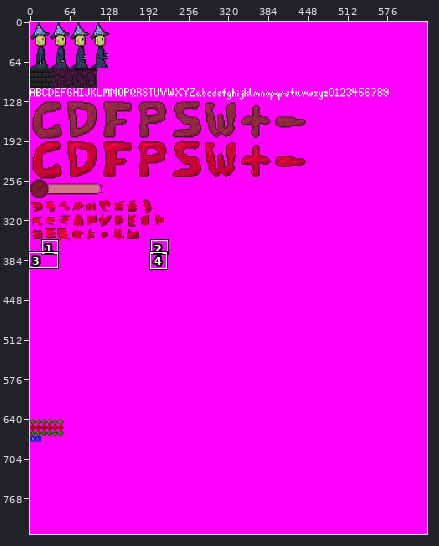
Two states of a sprite sheet, assets/img/spritesheet.png. The first picture is a wide view before the edit; the outline marks the close-up.
Close-up. As it was:
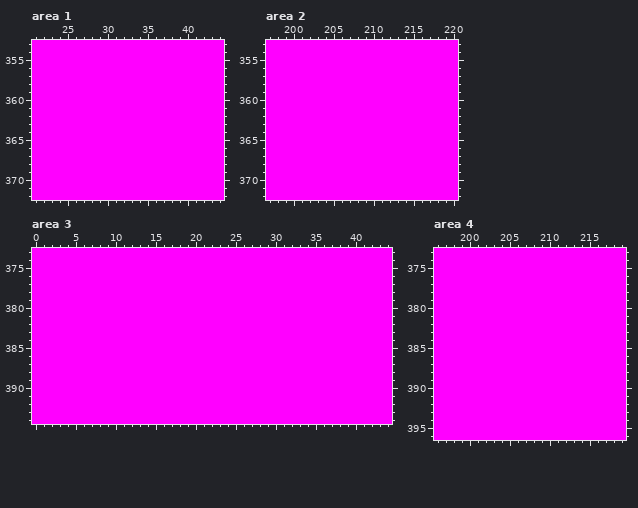
The file is 1280x1650 pixels, drawn in blocks of 2x2; one block is one cell here. Colours within 5 levels of each other are drawn and written as one. Shown: area 1: x 21..44, y 353..372; area 2: x 197..220, y 353..372; area 3: x 0..44, y 373..394; area 4: x 196..219, y 373..396. The commit also changed other parts of the picture, which this record leaves out.
The result:
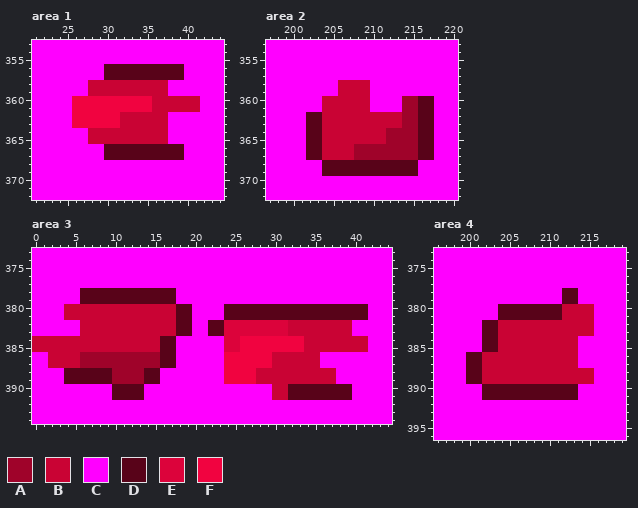
Palette (. is transparent): A #9f032a  B #c90334  C #ff00ff  D #580319  E #dc033b  F #f10340
Change:
Changed rows in their new state; - is an unchanged pixel.
Area 1:
first column x 26:
356 ----DDDDDDDDDD--
357 ----DDDDDDDDDD--
358 --BBBBBBBBBB----
359 --BBBBBBBBBB----
360 FFFFFFFFFFBBBBBB
361 FFFFFFFFFFBBBBBB
362 FFFFFFBBBBBB----
363 FFFFFFBBBBBB----
364 --BBBBBBBBBB----
365 --BBBBBBBBBB----
366 ----DDDDDDDDDD--
367 ----DDDDDDDDDD--
Area 2:
first column x 202:
358 ----BBBB--------
359 ----BBBB--------
360 --BBBBBB----AADD
361 --BBBBBB----AADD
362 DDBBBBBBBBBBAADD
363 DDBBBBBBBBBBAADD
364 DDBBBBBBBBAAAADD
365 DDBBBBBBBBAAAADD
366 DDBBBBAAAAAAAADD
367 DDBBBBAAAAAAAADD
368 --DDDDDDDDDDDD--
369 --DDDDDDDDDDDD--
Area 3:
first column x 0:
378 ------DDDDDDDDDDDD------------------------
379 ------DDDDDDDDDDDD------------------------
380 ----BBBBBBBBBBBBBBDD----DDDDDDDDDDDDDDDDDD
381 ----BBBBBBBBBBBBBBDD----DDDDDDDDDDDDDDDDDD
382 ------BBBBBBBBBBBBDD--DDEEEEEEEEBBBBBBBB--
383 ------BBBBBBBBBBBBDD--DDEEEEEEEEBBBBBBBB--
384 BBBBBBBBBBBBBBBBDD------EEFFFFFFFFBBBBBBBB
385 BBBBBBBBBBBBBBBBDD------EEFFFFFFFFBBBBBBBB
386 --BBBBAAAAAAAAAADD------FFFFFFBBBBBB------
387 --BBBBAAAAAAAAAADD------FFFFFFBBBBBB------
388 ----DDDDDDAAAADD--------FFFFBBBBBBBBBB----
389 ----DDDDDDAAAADD--------FFFFBBBBBBBBBB----
390 ----------DDDD----------------BBDDDDDDDD--
391 ----------DDDD----------------BBDDDDDDDD--
Area 4:
first column x 200:
378 ------------DD--
379 ------------DD--
380 ----DDDDDDDDBBBB
381 ----DDDDDDDDBBBB
382 --DDBBBBBBBBBBBB
383 --DDBBBBBBBBBBBB
384 --DDBBBBBBBBBB--
385 --DDBBBBBBBBBB--
386 DDBBBBBBBBBBBB--
387 DDBBBBBBBBBBBB--
388 DDBBBBBBBBBBBBBB
389 DDBBBBBBBBBBBBBB
390 --DDDDDDDDDDDD--
391 --DDDDDDDDDDDD--
